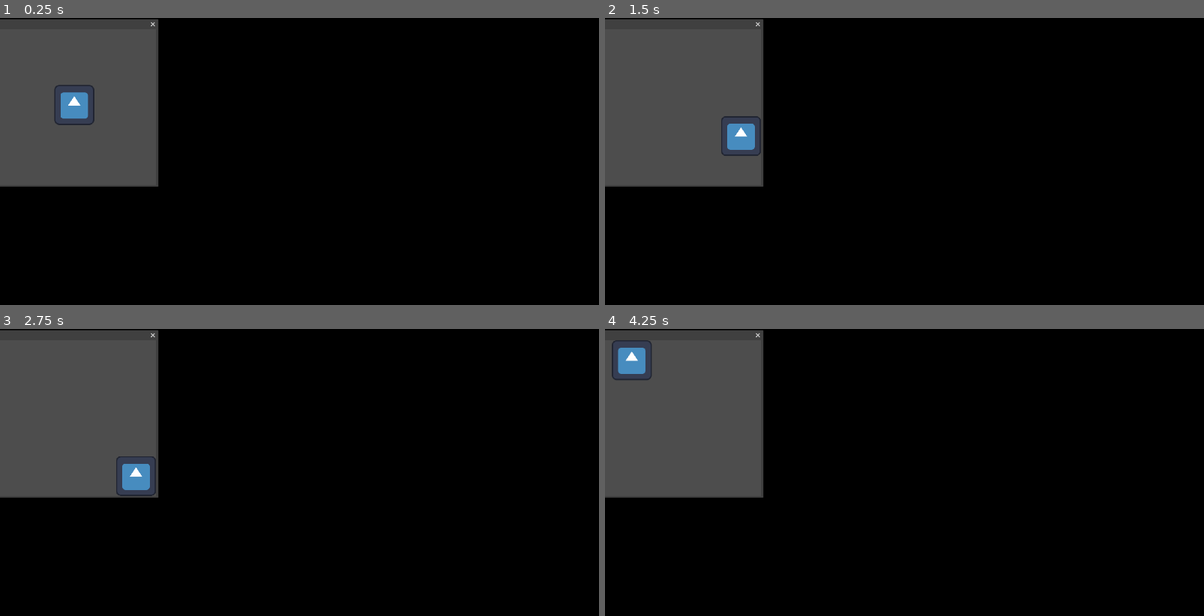
Above: before the commit, frames 1-4 (two rows, left to right).
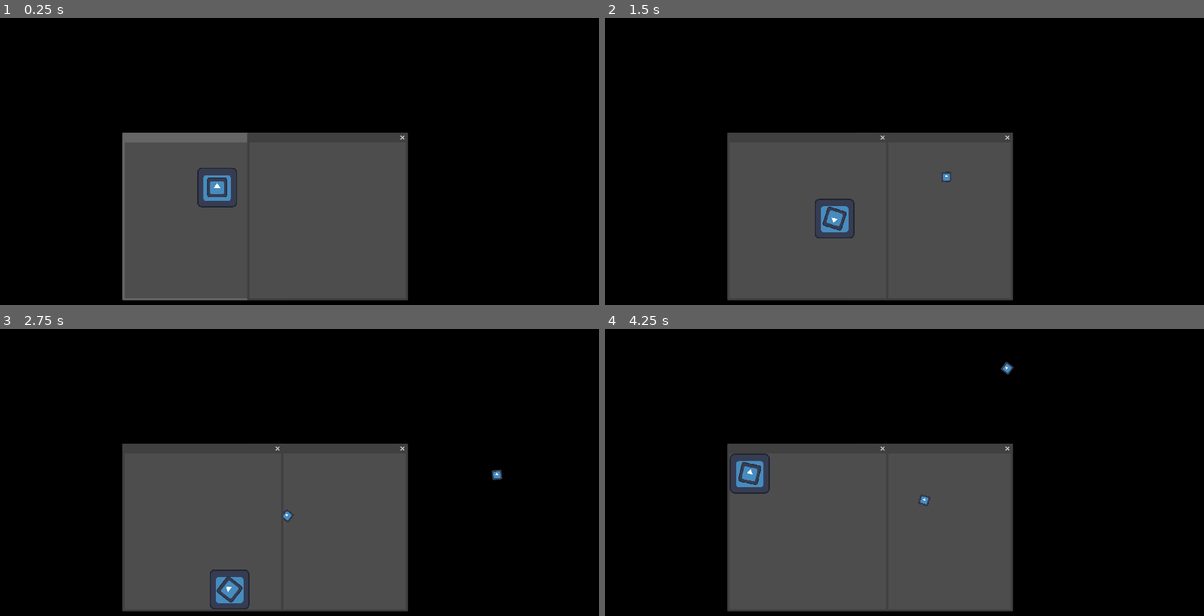
Above: after the commit, the same moments.

Repository: RTalaro/Window
Game: Godot game, scene res://main.tscn
The game is run twice, just before and just after one commit, with the same random seed, the same clock (stepped at 60 frames per second) and the same inputs. The project has no main scene, so this scene is started directly. The engine's default icon, where the game draws it, is replaced by a stand-in: a white triangle on a blue panel in a dark square.
Inputs (mouse positions are in pixels of both pictures, inside the frame that each line leads up to):
- Up to frame 1 (0.25 s): no input
- Up to frame 2 (1.5 s): tap Enter at 0.5 s; move the mouse to (1036, 170) at 0.52 s; press the mouse at (1036, 170) at 0.53 s; hold D (Right) 0.53-1.28 s; tap Space at 1.25 s; move the mouse to (784, 201) at 1.27 s; release the mouse at (784, 201) at 1.28 s; hold S (Down) from 1.28 s (still down); click (784, 201) at 1.35 s
- Up to frame 3 (2.75 s): move the mouse to (359, 423) at 2.02 s; release S (Down) at 2.03 s; press the mouse at (359, 423) at 2.03 s; hold D (Right) from 2.03 s (still down)
- Up to frame 4 (4.25 s): move the mouse to (874, 564) at 2.77 s; release D (Right) at 2.78 s; release the mouse at (874, 564) at 2.78 s; hold W (Up) 2.78-3.53 s; click (874, 564) at 2.85 s; move the mouse to (1084, 547) at 3.52 s; press the mouse at (1084, 547) at 3.53 s; hold A (Left) from 3.53 s (still down)

The runs differ from the first frame. In frame 1, 41% of the frame differs, in the area x 0-69%, y 0-99%; in frame 2, 41%; in frame 3, 42%, in the area x 0-84%, y 0-99%; in frame 4, 41%.

Commit message:
player movement + basic gun
- changed renderer to fix glitching
- added basic gun and bullets

Diff:
--- a/window/main.gd
+++ b/window/main.gd
@@ -1,4 +1,4 @@
-extends Node2D
+extends Node
 
 func _ready() -> void:
 	$BorderWindow.window.world_2d = get_window().world_2d
--- a/window/main.tscn
+++ b/window/main.tscn
@@ -1,15 +1,21 @@
 [gd_scene format=3 uid="uid://s4c6m68td6vx"]
 
-[ext_resource type="PackedScene" uid="uid://ccexg66yj5j51" path="res://scenes/border_window.tscn" id="1_0xm2m"]
+[ext_resource type="PackedScene" uid="uid://ccexg66yj5j51" path="res://window_utils/border_window.tscn" id="1_0xm2m"]
 [ext_resource type="Script" uid="uid://bo5wymk8ekwvk" path="res://main.gd" id="1_h2yge"]
-[ext_resource type="PackedScene" uid="uid://6wc2f4qka80l" path="res://scenes/player.tscn" id="3_h2yge"]
+[ext_resource type="PackedScene" uid="uid://6wc2f4qka80l" path="res://player/player.tscn" id="3_h2yge"]
 
-[node name="Main" type="Node2D" unique_id=1850638434]
+[node name="Main" type="Node" unique_id=1267416914]
 script = ExtResource("1_h2yge")
 
 [node name="BorderWindow" parent="." unique_id=304158618 instance=ExtResource("1_0xm2m")]
 
 [node name="player" parent="." unique_id=1769850770 instance=ExtResource("3_h2yge")]
-position = Vector2(238, 279)
+position = Vector2(696, 544)
+
+[node name="BorderWindow2" parent="." unique_id=1284540083 instance=ExtResource("1_0xm2m")]
+
+[node name="Window" parent="BorderWindow2" index="1" unique_id=169679679]
+position = Vector2i(800, 400)
 
 [editable path="BorderWindow"]
+[editable path="BorderWindow2"]
--- /dev/null
+++ b/window/player/bullet.gd
@@ -0,0 +1,16 @@
+extends CharacterBody2D
+
+@export var speed : int = 400
+var target_direction : Vector2 = Vector2(1, 0)
+var despawn_time : int = 3
+
+func _ready() -> void:
+	despawn()
+
+func _physics_process(delta: float) -> void:
+	velocity = target_direction * speed
+	move_and_slide()
+
+func despawn() -> void:
+	await get_tree().create_timer(despawn_time).timeout
+	queue_free()
--- /dev/null
+++ b/window/player/bullet.tscn
@@ -0,0 +1,11 @@
+[gd_scene format=3 uid="uid://dfm184yjc1m3x"]
+
+[ext_resource type="Texture2D" uid="uid://byrksg6v05bmm" path="res://icon.svg" id="1_v7oki"]
+[ext_resource type="Script" uid="uid://6poapt6ruuxk" path="res://player/bullet.gd" id="1_v8qja"]
+
+[node name="Bullet" type="CharacterBody2D" unique_id=1942248473]
+script = ExtResource("1_v8qja")
+
+[node name="Sprite2D" type="Sprite2D" parent="." unique_id=779062050]
+scale = Vector2(0.25, 0.25)
+texture = ExtResource("1_v7oki")
--- /dev/null
+++ b/window/player/gun.gd
@@ -0,0 +1,14 @@
+extends Sprite2D
+
+@onready var bullet_spawn: Marker2D = $BulletSpawn
+const BULLET = preload("res://player/bullet.tscn")
+
+func _process(_delta):
+	look_at(get_global_mouse_position())
+
+func shoot() -> void:
+	var new_bullet = BULLET.instantiate()
+	new_bullet.position = bullet_spawn.global_position
+	new_bullet.look_at(get_global_mouse_position())
+	new_bullet.target_direction = (get_global_mouse_position() - bullet_spawn.global_position).normalized()
+	get_tree().root.add_child(new_bullet)
--- /dev/null
+++ b/window/player/gun.tscn
@@ -0,0 +1,12 @@
+[gd_scene format=3 uid="uid://dn4m6kj4qd78a"]
+
+[ext_resource type="Texture2D" uid="uid://byrksg6v05bmm" path="res://icon.svg" id="1_vk1bi"]
+[ext_resource type="Script" uid="uid://yj31lcpdnn7i" path="res://player/gun.gd" id="2_dk5gl"]
+
+[node name="Gun" type="Sprite2D" unique_id=390690923]
+scale = Vector2(0.5, 0.5)
+texture = ExtResource("1_vk1bi")
+script = ExtResource("2_dk5gl")
+
+[node name="BulletSpawn" type="Marker2D" parent="." unique_id=1654979440]
+position = Vector2(40, 0)
--- a/window/scripts/player.gd
+++ b/window/player/player.gd
@@ -15,4 +15,7 @@
 func get_input() -> void:
 	var input_direction = Input.get_vector("Left", "Right", "Up", "Down")
 	velocity = input_direction * 500
-	print(velocity)
+
+func _input(event) -> void:
+	if event.is_action_pressed("Left Click"):
+		$Gun.shoot()
--- a/window/scenes/player.tscn
+++ b/window/player/player.tscn
@@ -1,7 +1,8 @@
 [gd_scene format=3 uid="uid://6wc2f4qka80l"]
 
-[ext_resource type="Script" uid="uid://dkl7u8o0oeghu" path="res://scripts/player.gd" id="1_4flbx"]
+[ext_resource type="Script" uid="uid://dkl7u8o0oeghu" path="res://player/player.gd" id="1_4flbx"]
 [ext_resource type="Texture2D" uid="uid://byrksg6v05bmm" path="res://icon.svg" id="2_onrkg"]
+[ext_resource type="PackedScene" uid="uid://dn4m6kj4qd78a" path="res://player/gun.tscn" id="3_g1dw6"]
 
 [sub_resource type="RectangleShape2D" id="RectangleShape2D_i3pqv"]
 size = Vector2(128, 128)
@@ -22,3 +23,5 @@
 
 [node name="CollisionShape2D" type="CollisionShape2D" parent="Area2D" unique_id=2047260701]
 shape = SubResource("RectangleShape2D_onrkg")
+
+[node name="Gun" parent="." unique_id=390690923 instance=ExtResource("3_g1dw6")]
--- a/window/project.godot
+++ b/window/project.godot
@@ -58,4 +58,6 @@
 
 textures/canvas_textures/default_texture_filter=0
 rendering_device/driver.windows="d3d12"
+renderer/rendering_method="gl_compatibility"
+renderer/rendering_method.mobile="gl_compatibility"
 viewport/transparent_background=true
--- a/window/scripts/border_window.gd
+++ /dev/null
@@ -1,24 +0,0 @@
-extends Node
-
-@onready var top: CollisionShape2D = $StaticBody2D/Top
-@onready var down: CollisionShape2D = $StaticBody2D/Down
-@onready var left: CollisionShape2D = $StaticBody2D/Left
-@onready var right: CollisionShape2D = $StaticBody2D/Right
-
-@onready var window: Window = $Window
-
-func _process(delta: float) -> void:
-	$StaticBody2D.position = window.position
-
-
-func _on_window_size_changed() -> void:
-	if (top):
-		top.shape.set_b(Vector2i(window.size.x, 0))
-	if (down):
-		down.shape.set_a(Vector2i(0, window.size.y))
-		down.shape.set_b(Vector2i(window.size.x, window.size.y))
-	if (left):
-		left.shape.set_b(Vector2i(0, window.size.y))
-	if (right):
-		right.shape.set_a(Vector2i(window.size.x, 0))
-		right.shape.set_b(Vector2i(window.size.x, window.size.y))
--- /dev/null
+++ b/window/window_utils/border_window.gd
@@ -0,0 +1,48 @@
+extends Node
+
+@onready var static_body_2d: StaticBody2D = $StaticBody2D
+
+@onready var top: CollisionShape2D = $StaticBody2D/Top
+@onready var down: CollisionShape2D = $StaticBody2D/Down
+@onready var left: CollisionShape2D = $StaticBody2D/Left
+@onready var right: CollisionShape2D = $StaticBody2D/Right
+
+@onready var area_2d: Area2D = $Area2D
+
+@onready var collision_shape_2d: CollisionShape2D = $Area2D/CollisionShape2D
+
+@onready var window: Window = $Window
+
+var window_elements = []
+
+func _ready() -> void:
+	$Window.world_2d = get_window().world_2d
+
+func _process(_delta: float) -> void:
+	static_body_2d.position = window.position
+	area_2d.position = Vector2(window.position)
+	area_2d.position += Vector2(window.size / 2)
+
+func _on_window_size_changed() -> void:
+	if (top):
+		top.shape.set_b(Vector2i(window.size.x, 0))
+	if (down):
+		down.shape.set_a(Vector2i(0, window.size.y))
+		down.shape.set_b(Vector2i(window.size.x, window.size.y))
+	if (left):
+		left.shape.set_b(Vector2i(0, window.size.y))
+	if (right):
+		right.shape.set_a(Vector2i(window.size.x, 0))
+		right.shape.set_b(Vector2i(window.size.x, window.size.y))
+	if (collision_shape_2d):
+		collision_shape_2d.shape.size = Vector2i(window.size.x, window.size.y)
+		#collision_shape_2d.shape.get_rect().size = Vector2i(window.size.x, window.size.y)
+
+
+func _on_area_2d_area_entered(area: Area2D) -> void:
+	window_elements.append(area.get_parent())
+	print(window_elements)
+
+func _on_area_2d_area_exited(area: Area2D) -> void:
+	window_elements.erase(area.get_parent())
+	print(window_elements)
--- a/window/scenes/border_window.tscn
+++ b/window/window_utils/border_window.tscn
@@ -1,7 +1,6 @@
 [gd_scene format=3 uid="uid://ccexg66yj5j51"]
 
-[ext_resource type="Script" uid="uid://b47gy0i3grbxv" path="res://scripts/border_window.gd" id="1_4daeo"]
-[ext_resource type="Script" uid="uid://cmakhiaubea2" path="res://scripts/window.gd" id="2_ckw17"]
+[ext_resource type="Script" uid="uid://b47gy0i3grbxv" path="res://window_utils/border_window.gd" id="1_4daeo"]
 
 [sub_resource type="SegmentShape2D" id="SegmentShape2D_f0d0f"]
 b = Vector2(500, 0)
@@ -17,10 +16,27 @@
 a = Vector2(500, 0)
 b = Vector2(500, 500)
 
+[sub_resource type="GDScript" id="GDScript_7bnpc"]
+script/source = "extends Window
+
+@onready var camera_2d: Camera2D = $Camera2D
+
+func _ready() -> void:
+	transient = true
+	close_requested.connect(queue_free)
+
+func _process(delta: float) -> void:
+	camera_2d.position = position
+"
+
+[sub_resource type="RectangleShape2D" id="RectangleShape2D_lytty"]
+size = Vector2(500, 500)
+
 [node name="BorderWindow" type="Node" unique_id=304158618]
 script = ExtResource("1_4daeo")
 
 [node name="StaticBody2D" type="StaticBody2D" parent="." unique_id=2028530299]
+position = Vector2(400, 400)
 
 [node name="Top" type="CollisionShape2D" parent="StaticBody2D" unique_id=578171981]
 shape = SubResource("SegmentShape2D_f0d0f")
@@ -36,11 +52,19 @@
 
 [node name="Window" type="Window" parent="." unique_id=169679679]
 oversampling_override = 1.0
-position = Vector2i(0, 36)
+position = Vector2i(400, 400)
 size = Vector2i(500, 500)
-script = ExtResource("2_ckw17")
+script = SubResource("GDScript_7bnpc")
 
-[node name="Camera2D" type="Camera2D" parent="Window" unique_id=689111722]
+[node name="Camera2D" type="Camera2D" parent="Window" unique_id=979188739]
 anchor_mode = 0
 
+[node name="Area2D" type="Area2D" parent="." unique_id=913116292]
+position = Vector2(650, 650)
+
+[node name="CollisionShape2D" type="CollisionShape2D" parent="Area2D" unique_id=980279914]
+shape = SubResource("RectangleShape2D_lytty")
+
 [connection signal="size_changed" from="Window" to="." method="_on_window_size_changed"]
+[connection signal="area_entered" from="Area2D" to="." method="_on_area_2d_area_entered"]
+[connection signal="area_exited" from="Area2D" to="." method="_on_area_2d_area_exited"]
Not shown, added: window/player/bullet.gd.uid
Not shown, added: window/player/gun.gd.uid
Renamed: window/scripts/player.gd.uid -> window/player/player.gd.uid
Renamed: window/scripts/border_window.gd.uid -> window/window_utils/border_window.gd.uid
Renamed: window/scripts/window.gd -> window/window_utils/window.gd
Renamed: window/scripts/window.gd.uid -> window/window_utils/window.gd.uid
